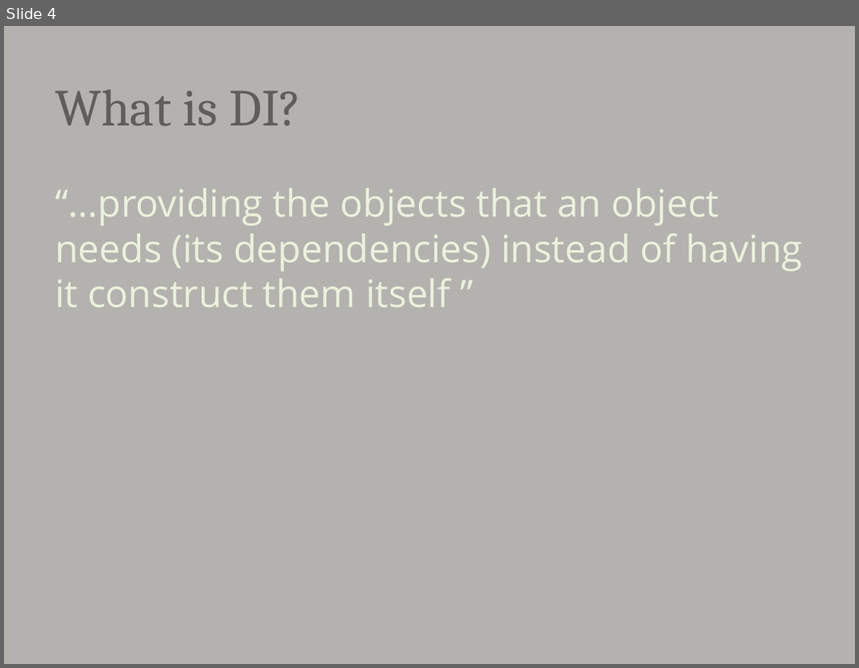
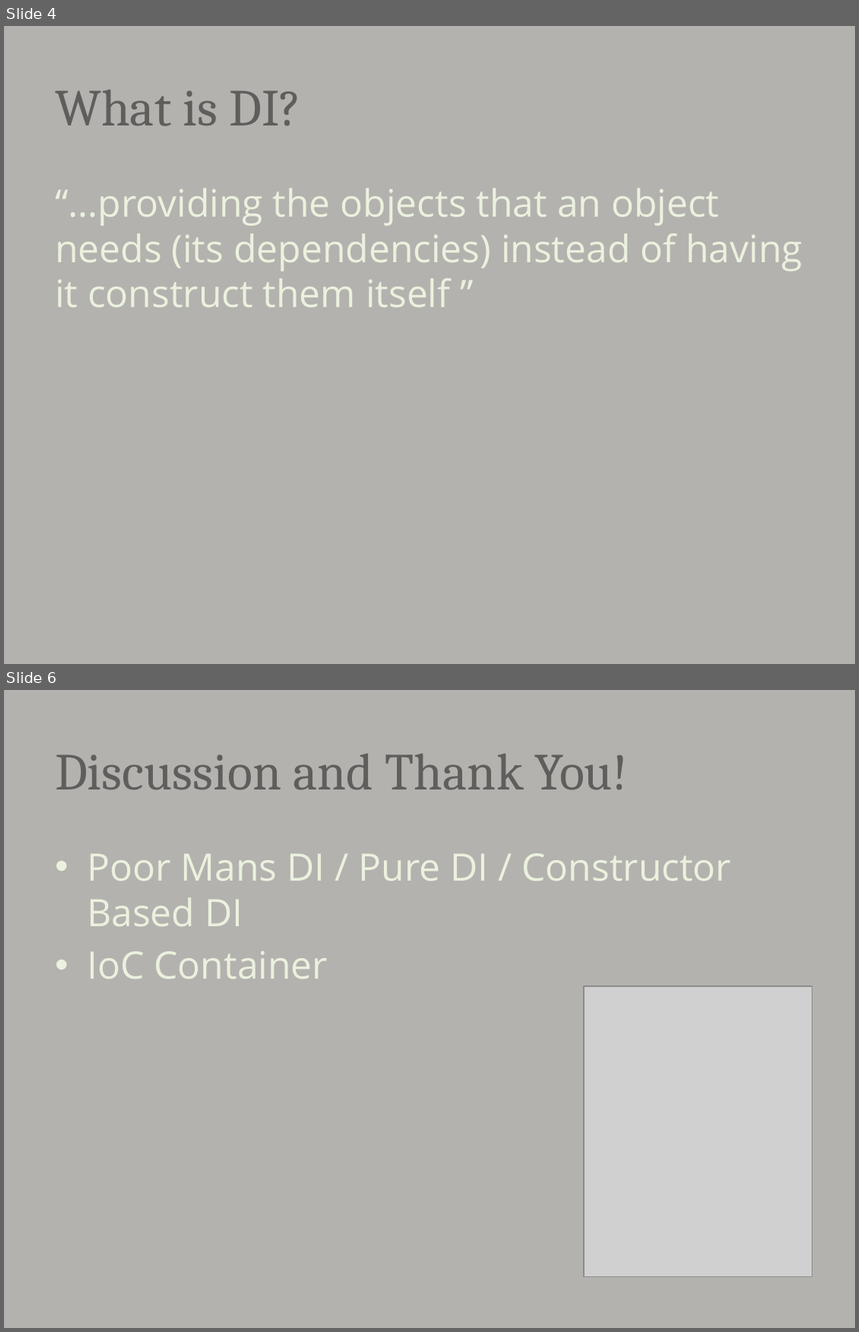
Before and after one commit to djhmateer/AltNetDI, a slide deck: My Journey into Dependency Injection.pptx. Shown one above the other, each under a label of ours: slide 4 before the commit, slides 4 and 6 after it; the slides between them are not shown. The pictures are 859x668 and 859x1332 pixels, drawn with LibreOffice and Linux fonts; fonts in the diff are those of the drawing; grey boxes stand for pictures. Boxes give left, top, right and bottom in pixels: in the first picture for what was removed or moved away, otherwise in the second. Text is boxed around its words. In the diff, an @@ line names an element or a change of style, - is before the commit and + after.

```diff
--- a/My Journey into Dependency Injection.pptx
+++ b/My Journey into Dependency Injection.pptx
@@ slide 6 added at (x1=4, y1=690, x2=855, y2=1328), background #B4B2AE @@
@@ title added at (x1=55, y1=753, x2=628, y2=790), 44 pt, text #5F5E5D @@
+Discussion and Thank You!
@@ text added at (x1=87, y1=853, x2=731, y2=979), 32 pt, text #EBF1DE @@
+• Poor Mans DI / Pure DI / Constructor Based DI
+• IoC Container
@@ picture added at (x1=584, y1=986, x2=813, y2=1277) @@
```
Also in this commit, not shown: 1 slide changed, 1 other slide added, 1 slide removed, 2 other files.
